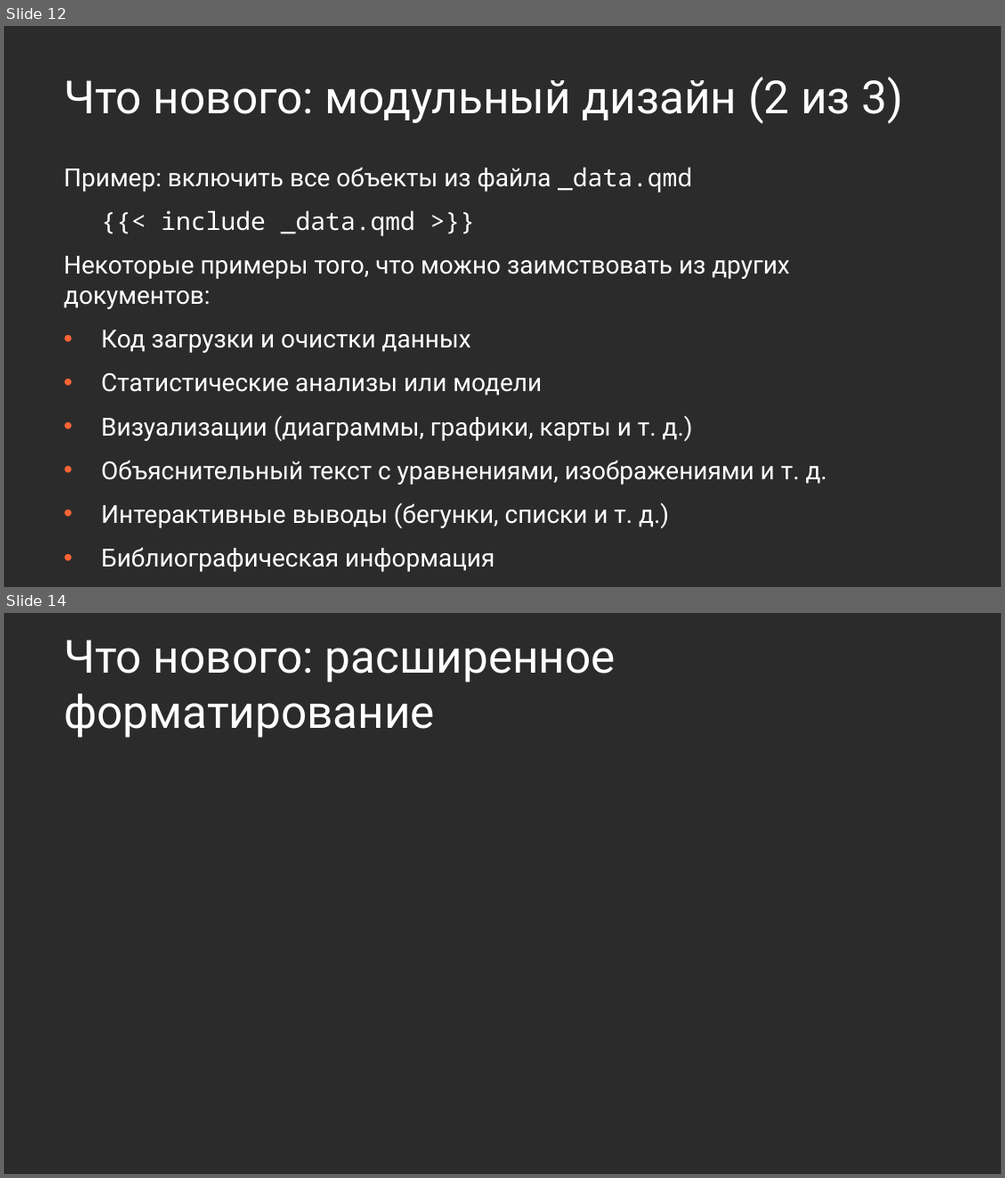
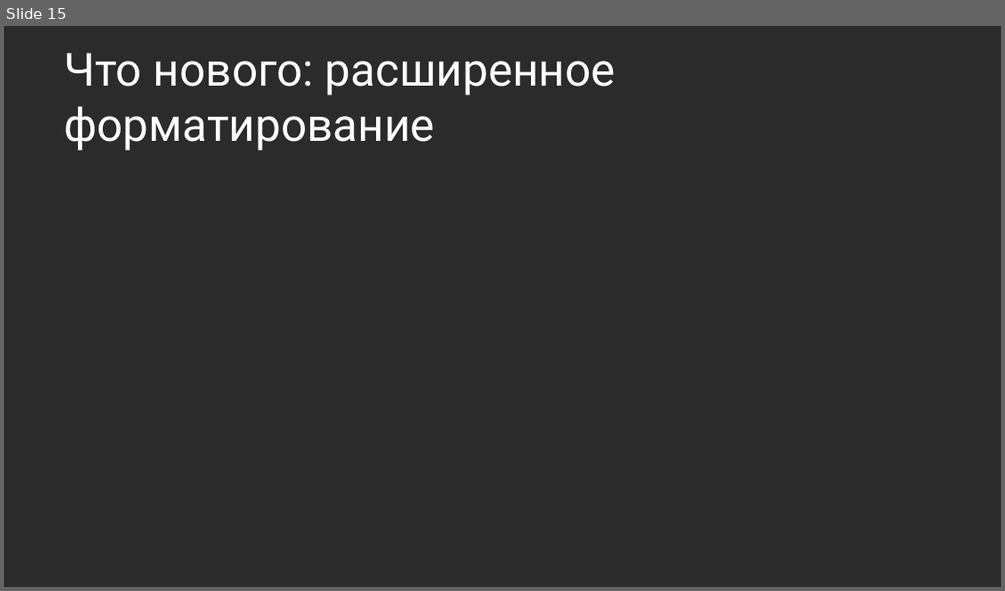
Before and after one commit to Marwolaeth/OTUS_R4DA, a slide deck: 01-Quarto/slides_draft.pptx. Shown one above the other, each under a label of ours: slides 12 and 14 before the commit, slide 15 after it; the slides between them are not shown. The pictures are 1005x1178 and 1005x591 pixels, drawn with LibreOffice and Linux fonts; fonts in the diff are those of the drawing; background and template pictures are left out; a plain dark background stands for a picture behind light text. Boxes give left, top, right and bottom in pixels: in the first picture for what was removed or moved away, otherwise in the second. Text is boxed around its words. In the diff, an @@ line names an element or a change of style, - is before the commit and + after.

```diff
--- a/01-Quarto/slides_draft.pptx
+++ b/01-Quarto/slides_draft.pptx
@@ slide 12 removed at [4, 26, 1001, 587], background picture (left out) @@
@@ title removed at [64, 77, 904, 124] @@
-Что нового: модульный дизайн (2 из 3)
@@ text removed at [64, 167, 827, 528] @@
-Пример: включить все объекты из файла _data.qmd
-{{< include _data.qmd >}}
-Некоторые примеры того, что можно заимствовать из других документов:
-• Код загрузки и очистки данных
-• Статистические анализы или модели
-• Визуализации (диаграммы, графики, карты и т. д.)
-• Объяснительный текст с уравнениями, изображениями и т. д.
-• Интерактивные выводы (бегунки, списки и т. д.)
-• Библиографическая информация
@@ what was slide 14 is now slide 15 @@
```
Also in this commit, not shown: 3 slides changed, 3 slides added, 1 other file.
